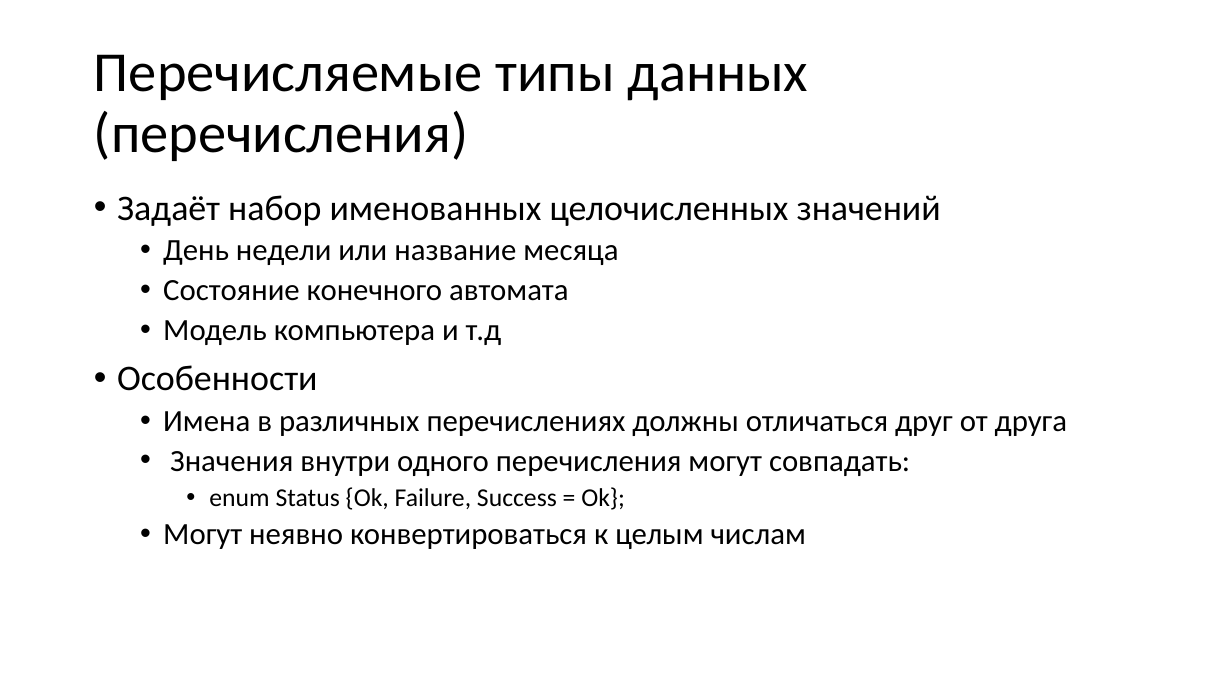
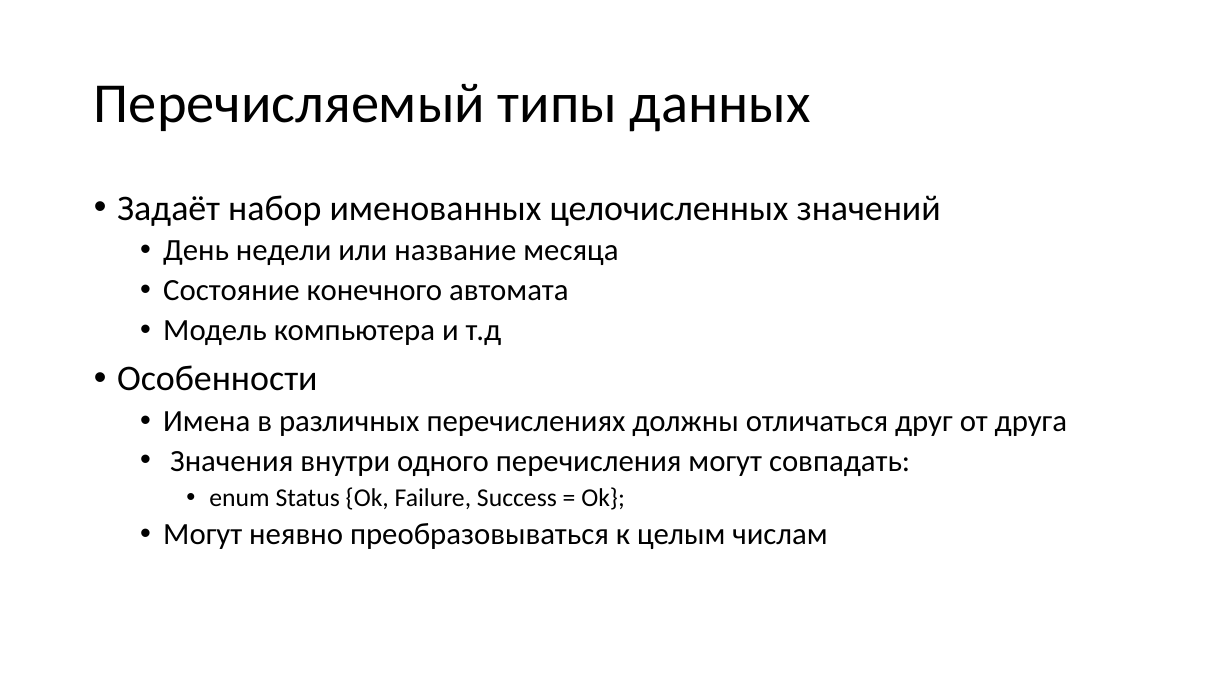
Before and after one commit to alexey-malov/oop, a slide deck: slide 34 of lectures/01/Синтаксис C++.pptx (slide 35 before the commit). Drawn at 1232x693 pixels with LibreOffice and Linux fonts; fonts in the diff are those of the drawing. Boxes give left, top, right and bottom in pixels: in the first picture for what was removed or moved away, otherwise in the second. Text is boxed around its words. In the diff, an @@ line names an element or a change of style, - is before the commit and + after.

```diff
--- a/lectures/01/Синтаксис C++.pptx
+++ b/lectures/01/Синтаксис C++.pptx
@@ title at (94,84,811,132): text changed @@
-Перечисляемые типы данных (перечисления)
+Перечисляемый типы данных
@@ text at (163,523,827,549): text changed @@
-  • Могут неявно конвертироваться к целым числам
+  • Могут неявно преобразовываться к целым числам
```
Also in this commit, not shown: 25 other slides changed, 12 slides added, 13 slides removed, 23 other files.
